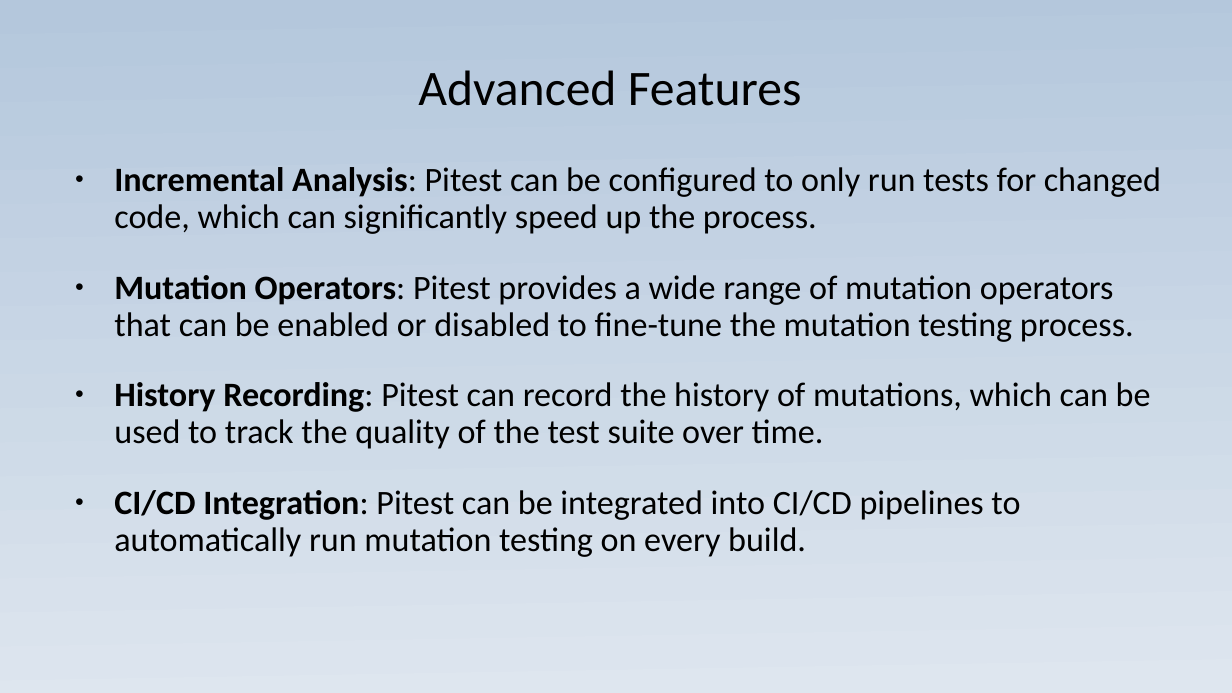
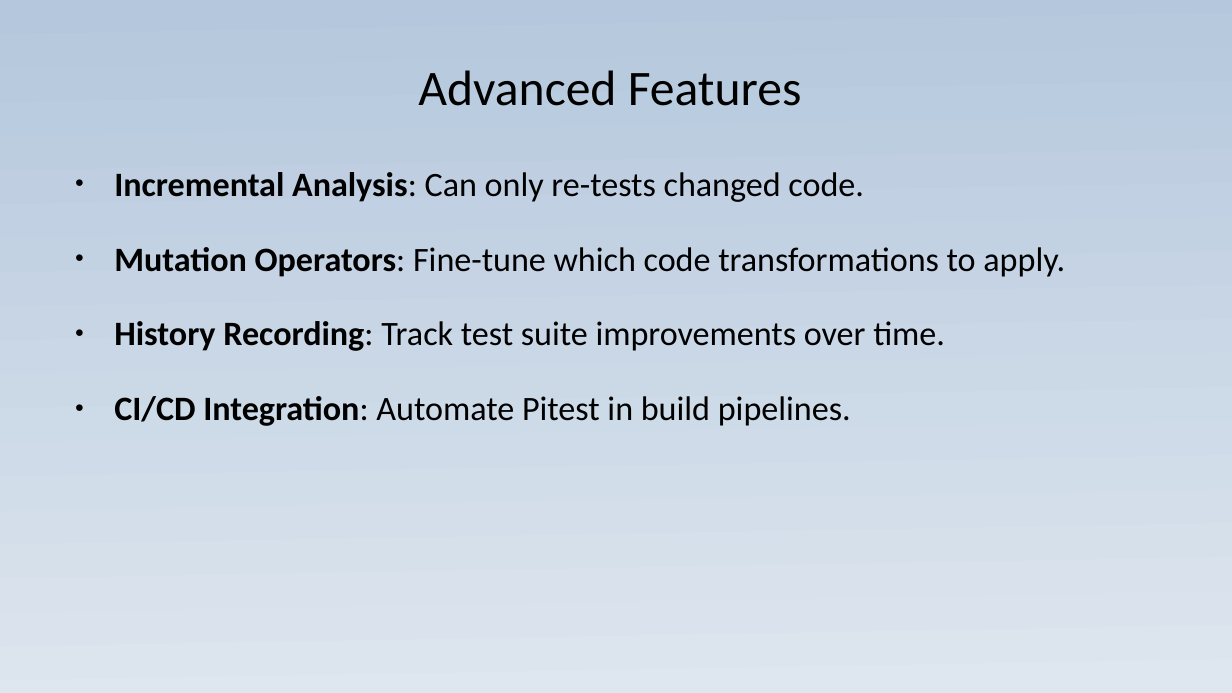
Before and after one commit to JoaoGuilhermedeSa/pitest, a slide deck: slide 7 of Presentation_exibition.ppsx (slide 6 before the commit). Drawn at 1232x693 pixels with LibreOffice and Linux fonts; fonts in the diff are those of the drawing. Boxes give left, top, right and bottom in pixels: in the first picture for what was removed or moved away, otherwise in the second. Text is boxed around its words. In the diff, an @@ line names an element or a change of style, - is before the commit and + after.

```diff
--- a/Presentation_exibition.ppsx
+++ b/Presentation_exibition.ppsx
@@ text at (x1=114, y1=172, x2=1065, y2=426): text changed @@
-● Incremental Analysis: Pitest can be configured to only run tests for changed code, which can significantly speed up the process.
-● Mutation Operators: Pitest provides a wide range of mutation operators that can be enabled or disabled to fine-tune the mutation testing process.
-● History Recording: Pitest can record the history of mutations, which can be used to track the quality of the test suite over time.
-● CI/CD Integration: Pitest can be integrated into CI/CD pipelines to automatically run mutation testing on every build.
+● Incremental Analysis: Can only re-tests changed code.
+● Mutation Operators: Fine-tune which code transformations to apply.
+● History Recording: Track test suite improvements over time.
+● CI/CD Integration: Automate Pitest in build pipelines.
```
Also in this commit, not shown: 5 other slides changed, 1 slide added, 2 slides removed, 8 other files.
